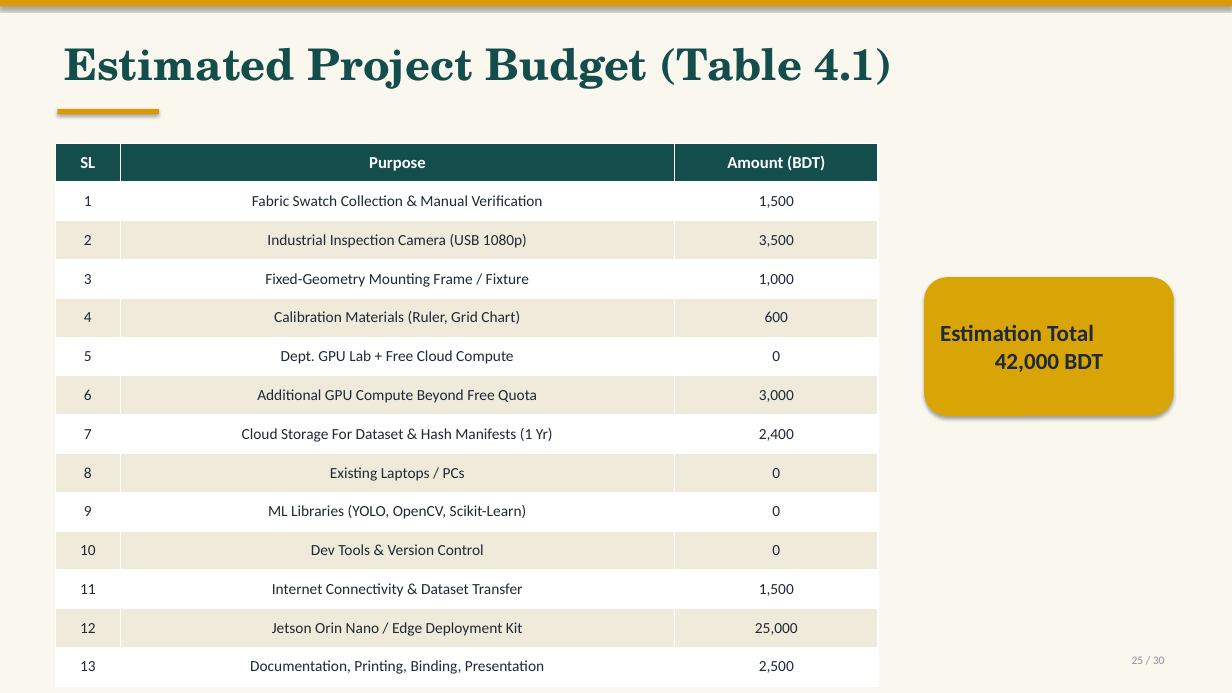
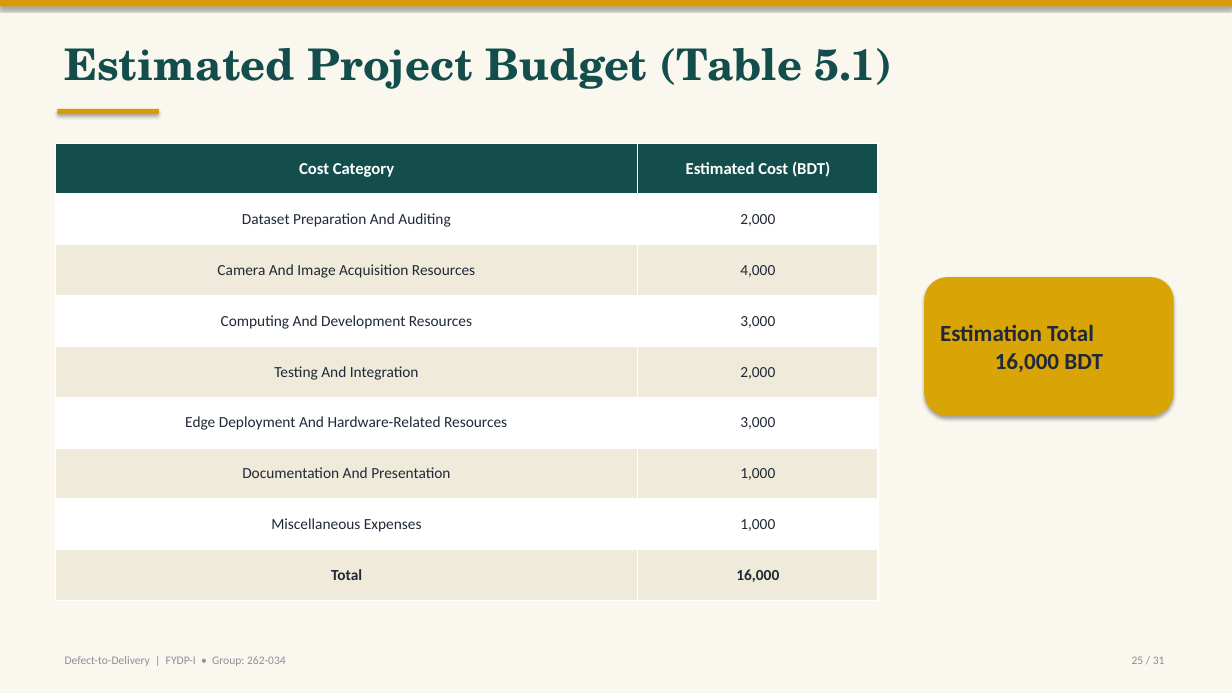
Before and after one commit to labib-ux/FYDP, a slide deck: slide 25 of slides/FYDP-I_Defect-to-Delivery.pptx. Drawn at 1232x693 pixels with LibreOffice and Linux fonts; fonts in the diff are those of the drawing. Boxes give left, top, right and bottom in pixels: in the first picture for what was removed or moved away, otherwise in the second. Text is boxed around its words. In the diff, an @@ line names an element or a change of style, - is before the commit and + after.

Commit message:
Align deck to report: Table 5.1 budget, Table 3.7 plan, report fig refs, CEP slide, benchmark fixes (31 slides)

```diff
--- a/slides/FYDP-I_Defect-to-Delivery.pptx
+++ b/slides/FYDP-I_Defect-to-Delivery.pptx
@@ text at (x1=65, y1=48, x2=893, y2=89): text changed @@
-Estimated Project Budget (Table 4.1)
+Estimated Project Budget (Table 5.1)
@@ table removed at (x1=55, y1=143, x2=878, y2=687), 14 rows, 3 columns @@
-SL | Purpose | Amount (BDT)
-1 | Fabric Swatch Collection & Manual Verification | 1,500
-2 | Industrial Inspection Camera (USB 1080p) | 3,500
-3 | Fixed-Geometry Mounting Frame / Fixture | 1,000
-4 | Calibration Materials (Ruler, Grid Chart) | 600
-5 | Dept. GPU Lab + Free Cloud Compute | 0
-6 | Additional GPU Compute Beyond Free Quota | 3,000
-7 | Cloud Storage For Dataset & Hash Manifests (1 Yr) | 2,400
-8 | Existing Laptops / PCs | 0
-9 | ML Libraries (YOLO, OpenCV, Scikit-Learn) | 0
-10 | Dev Tools & Version Control | 0
-11 | Internet Connectivity & Dataset Transfer | 1,500
-12 | Jetson Orin Nano / Edge Deployment Kit | 25,000
-13 | Documentation, Printing, Binding, Presentation | 2,500
@@ table added at (x1=55, y1=143, x2=878, y2=601), 9 rows, 2 columns @@
+Cost Category | Estimated Cost (BDT)
+Dataset Preparation And Auditing | 2,000
+Camera And Image Acquisition Resources | 4,000
+Computing And Development Resources | 3,000
+Testing And Integration | 2,000
+Edge Deployment And Hardware-Related Resources | 3,000
+Documentation And Presentation | 1,000
+Miscellaneous Expenses | 1,000
+Total | 16,000
@@ text in rounded rectangle at (x1=940, y1=325, x2=1103, y2=372): text changed @@
-Estimation Total
-42,000 BDT
+Estimation Total
+16,000 BDT
@@ text at (x1=1132, y1=656, x2=1165, y2=664): text changed @@
-25 / 30
+25 / 31
```
Also in this commit, not shown: 29 other slides changed, 1 slide added.
